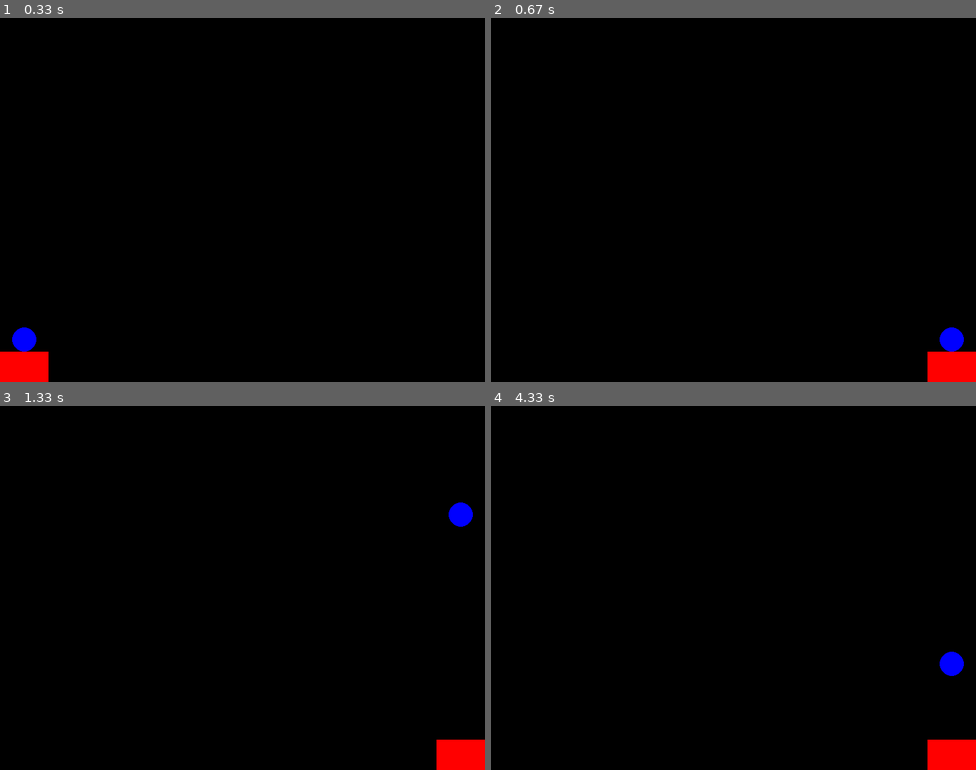
Above: before the commit, frames 1-4 (two rows, left to right).
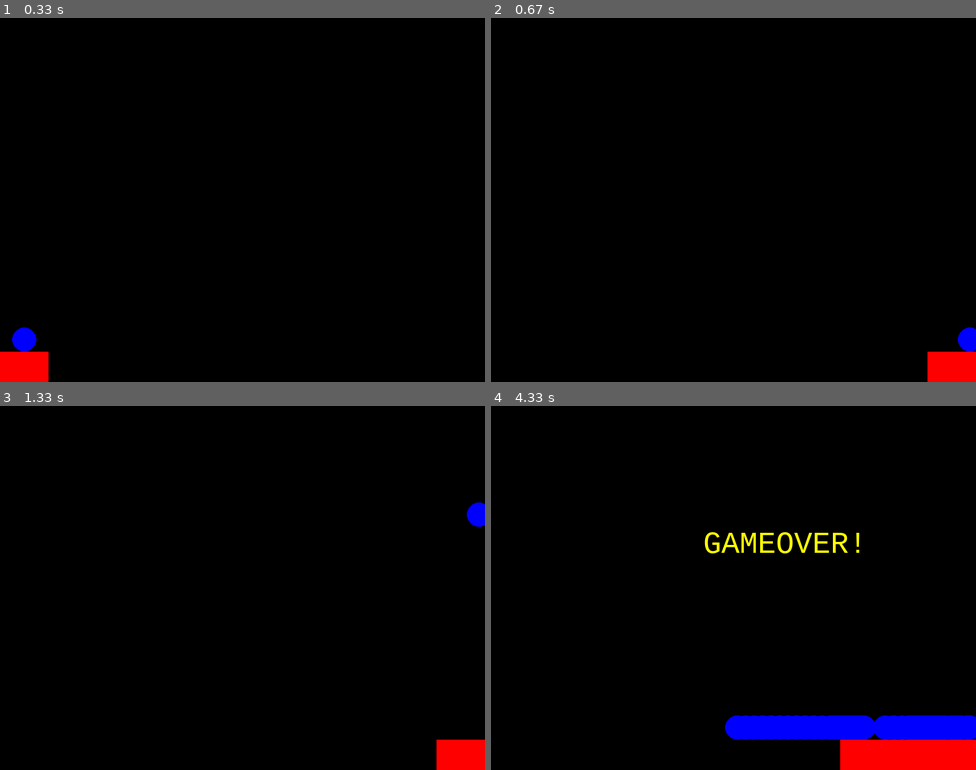
Above: after the commit, the same moments.

Repository: moonlca/pygame-practice
Game: pygame game, started from helloworld.py
The game is run twice, just before and just after one commit, with the same random seed, the same clock (stepped at 60 frames per second) and the same inputs.
Inputs:
- Up to frame 1 (0.33 s): no input
- Up to frame 2 (0.67 s): hold D from 0.33 s (still down)
- Up to frame 3 (1.33 s): release D at 0.8 s; hold D 0.83-1.3 s; tap Space at 0.9, 1.2 s
- Up to frame 4 (4.33 s): hold A 1.33-1.87 s; tap Space at 1.4, 1.7, 1.97, 2.27, 2.4, 2.7, 3.07, 3.37, 3.57, 3.87, 4.07 s; hold A 1.9-2.3 s; hold D 2.33-2.97 s; hold A 3-3.47 s; hold D 3.5-3.97 s; hold D from 4 s (still down)

Frame 1 is identical in both runs. In frame 2, 0.4% of the frame differs, in the area x 92-100%, y 85-92%; in frame 3, 0.4%; in frame 4, 5.8%, in the area x 44-100%, y 34-100%.

Commit message:
add game over

Diff:
--- a/helloworld.py
+++ b/helloworld.py
@@ -2,6 +2,7 @@
 import sys
 from pygame.locals import *
 # init
+
 pygame.init()
 dp = pygame.display.set_mode((800, 600))
 pygame.display.set_caption('hello')
@@ -14,15 +15,27 @@
 speed = 0
 lock = 1
 diry = -1
+dirx = 0
+barx = 0
 cx = 20
 cy = 530
 shotspeed = 1
+xspeed = 0
+hitx = 0
+GAMEOVER = 0
+
+
+def gameover():
+    myfont = pygame.font.SysFont("monospace", 50)
+    label = myfont.render("GAMEOVER!", 1, (255, 255, 0))
+    dp.blit(label, (350, 200))
 
 
 # main loop
 while not error:
     clk.tick(60)
-    dp.fill((0, 0, 0))
+    if not GAMEOVER:
+        dp.fill((0, 0, 0))
 
     # event
     for ev in pygame.event.get():
@@ -34,16 +47,29 @@
         if ev.type == pygame.KEYDOWN:
             speed += 1
             if ev.key == K_d:
-                rect1.right += speed
-                rect1.left += speed
+                barx = 1
+                rect1.right += (barx * speed)
+                rect1.left += (barx * speed)
             if ev.key == K_a:
-                rect1.right -= speed
-                rect1.left -= speed
+                barx = -1
+                rect1.right += (barx * speed)
+                rect1.left += (barx * speed)
             if ev.key == K_SPACE:
                 cx = rect1.centerx
                 lock = 0
+                dirx = barx
+                xspeed = speed
         if ev.type == pygame.KEYUP:
             speed = 0
+
+    # unlocked
+    if lock:
+        cx = rect1.centerx
+        shotspeed = 0
+    else:
+        shotspeed += 1
+    cy += (diry * shotspeed)
+    cx += (dirx * xspeed)
 
     # stop
     if rect1.left < 0:
@@ -57,18 +83,25 @@
         shotspeed = 0
         diry = 1
     if cy > 530:
+        hitx = cx
         cy = 530
         shotspeed = 0
         diry = -1
-    if lock:
-        cx = rect1.centerx
-        shotspeed = 0
-    else:
-        shotspeed += 1
-    cy += (diry * shotspeed)
+        if (hitx < rect1.left or hitx > rect1.right):
+            GAMEOVER = 1
+            gameover()
+            diry = 0
+            dirx = 0
+            barx = 0
+
+    if cx < 10:
+        cx = 10
+        dirx = 1
+    if cx > 790:
+        cx = 790
+        dirx = -1
 
     # draw
     pygame.draw.rect(dp, RED, rect1)
     pygame.draw.circle(dp, BLUE, (cx, cy), 20, 0)
-
     pygame.display.update()
